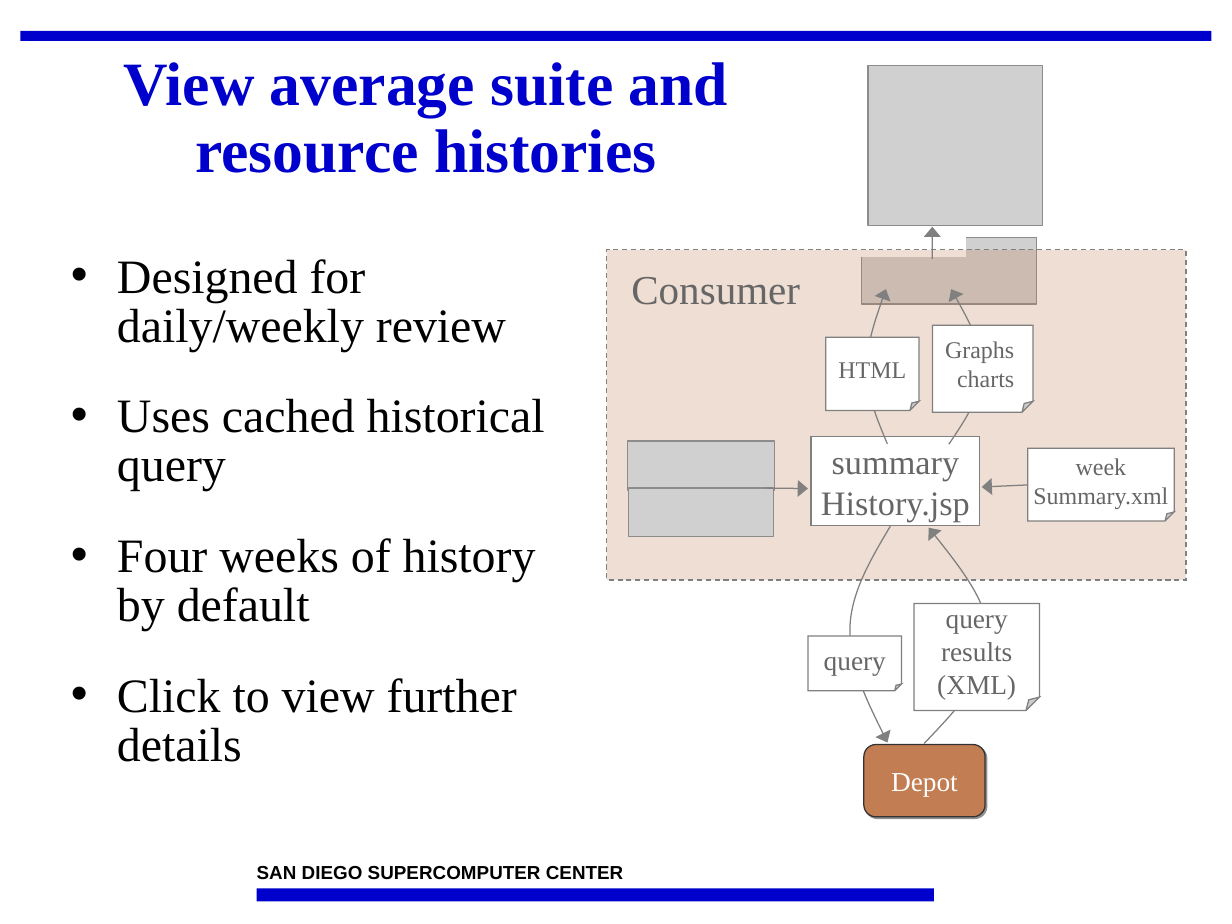
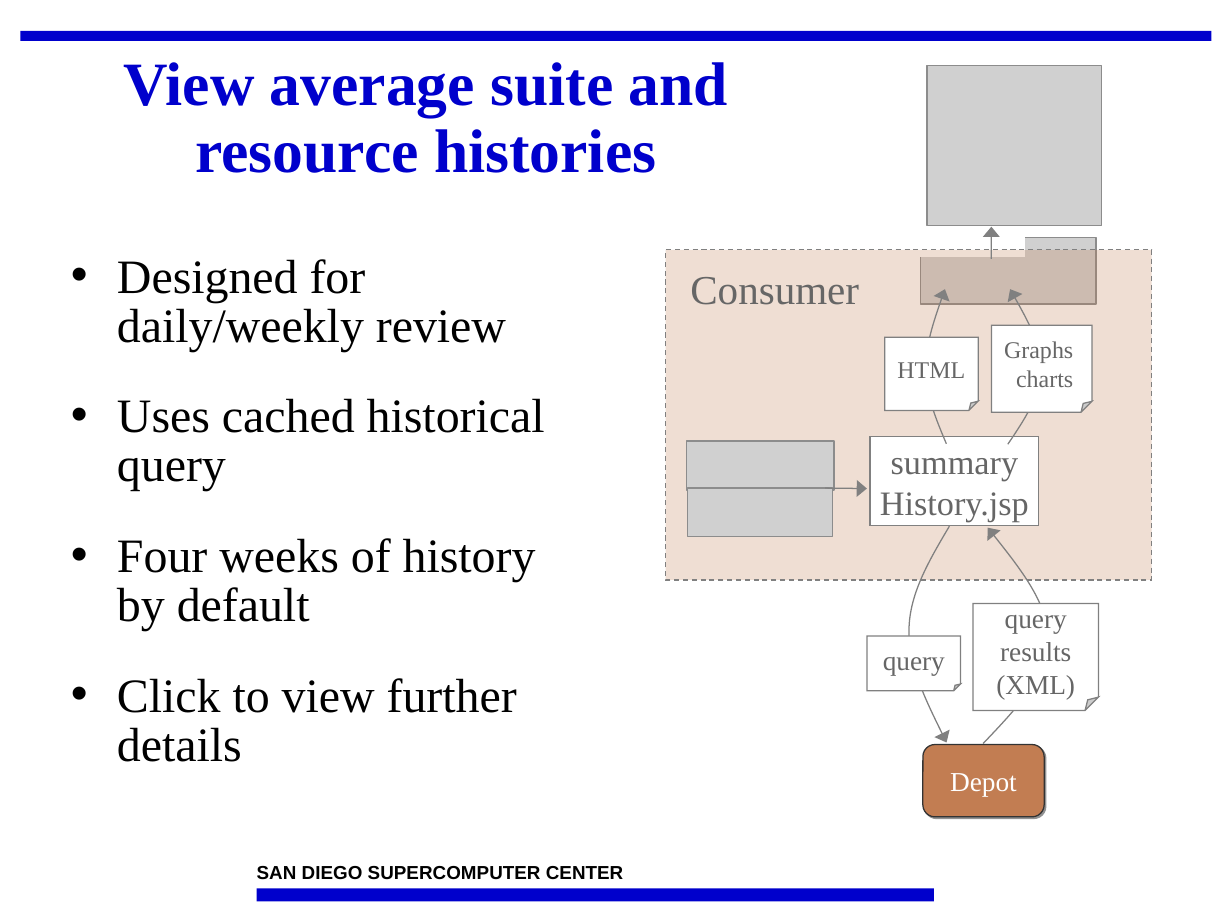
Before and after one commit to IncaProject/inca-xsede, a slide deck: slide 26 of talks/2008workshop/consumer.ppt. Drawn at 1232x924 pixels with LibreOffice and Linux fonts; fonts in the diff are those of the drawing; grey boxes stand for pictures; background and template pictures are left out. Boxes give left, top, right and bottom in pixels: in the first picture for what was removed or moved away, otherwise in the second. Text is boxed around its words. In the diff, an @@ line names an element or a change of style, - is before the commit and + after.

```diff
--- a/talks/2008workshop/consumer.ppt
+++ b/talks/2008workshop/consumer.ppt
@@ picture: place and size @@
-picture at [869,65,1044,225]
+picture at [926,65,1101,225]
@@ rectangle: place and size @@
-rectangle at [606,250,1185,580]
+rectangle at [665,250,1152,580]
@@ freeform shape: place and size @@
-freeform shape at [949,290,982,445]
+freeform shape at [925,290,946,445]
@@ freeform shape: place and size @@
-freeform shape at [866,290,887,445]
+freeform shape at [1008,290,1041,445]
@@ folded corner removed at [1027,448,1174,521] @@
-week
-Summary.xml
@@ 4 folded corners, 3 pictures, 2 rectangles, 2 arrows, 1 text, 1 rounded rectangle: place and size @@
-4 folded corners, 3 pictures, 2 rectangles, 2 arrows, 1 text, 1 rounded rectangle at [628,227,1040,817]
+4 folded corners, 3 pictures, 2 rectangles, 2 arrows, 1 text, 1 rounded rectangle at [686,227,1099,817]
@@ arrow removed from (1029, 485) to (982, 487) @@
@@ freeform shape: place and size @@
-freeform shape at [924,527,989,743]
+freeform shape at [909,526,950,743]
@@ freeform shape: place and size @@
-freeform shape at [849,526,890,743]
+freeform shape at [983,527,1048,743]
```
Also in this commit, not shown: 11 other slides changed, 1 slide removed.
